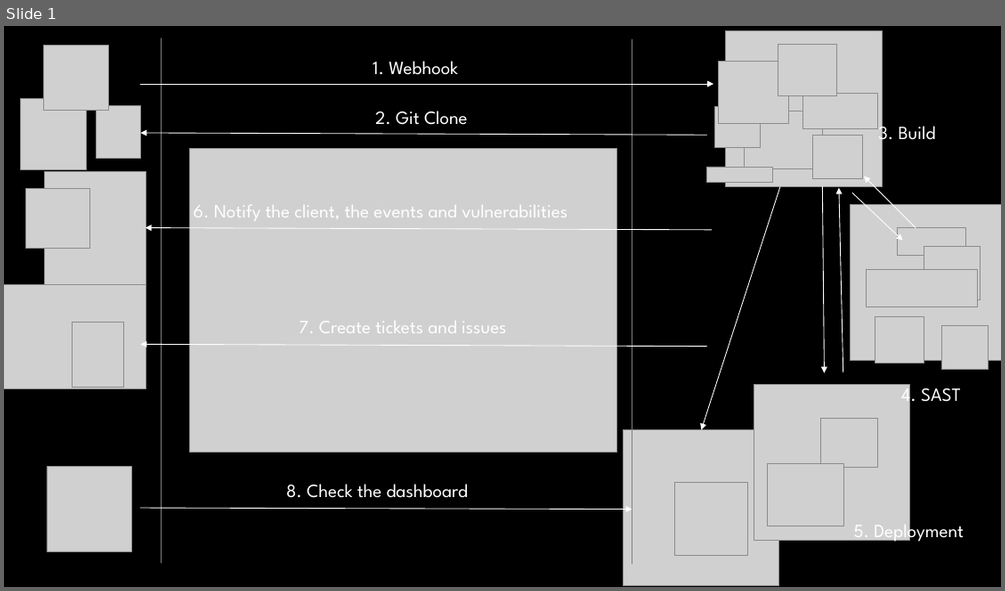
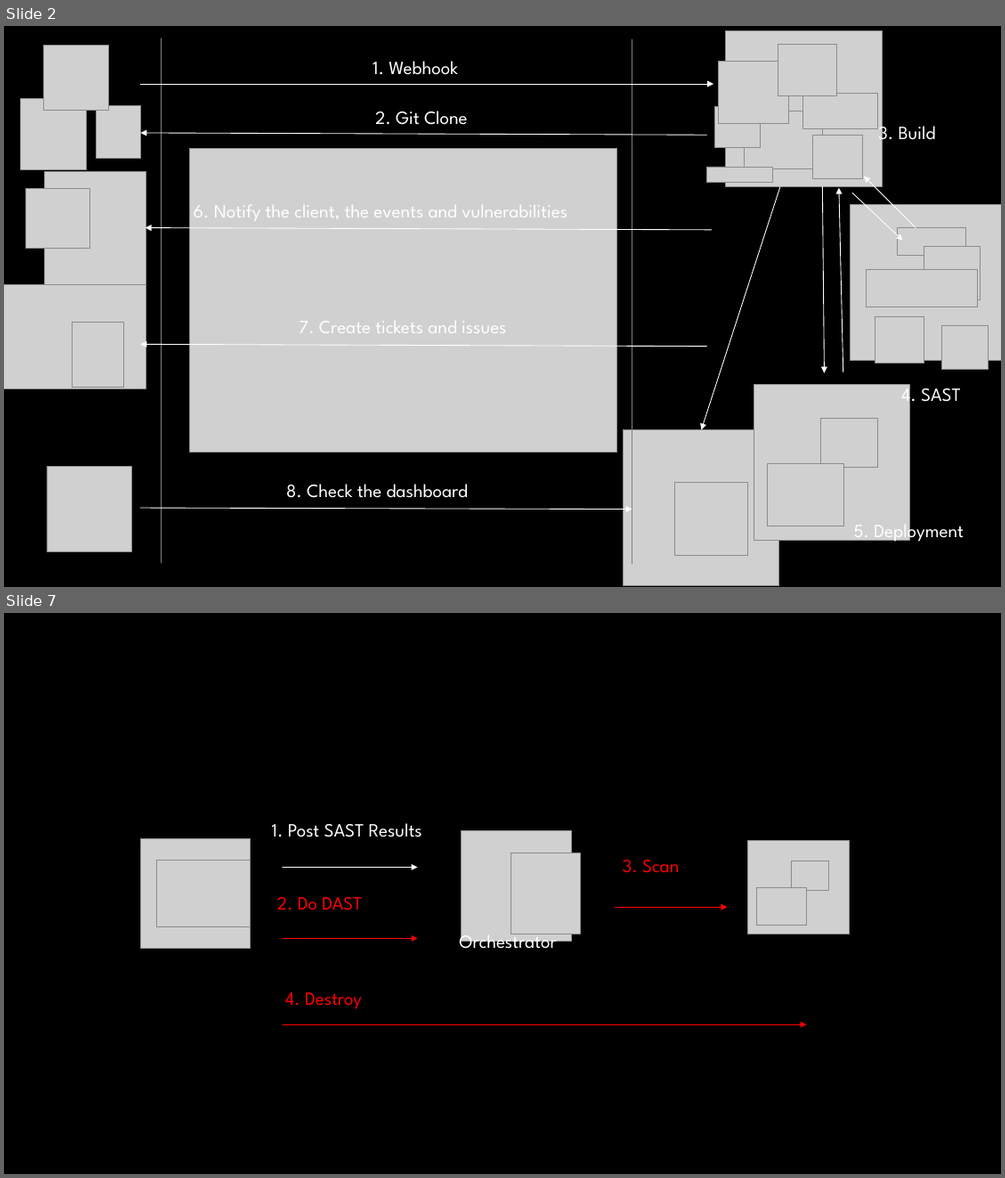
Before and after one commit to badBounty/TheFantasticSecDevOps, a slide deck: architecture.pptx. Shown one above the other, each under a label of ours: slide 1 before the commit, slides 2 and 7 after it; the slides between them are not shown. The pictures are 1005x591 and 1005x1178 pixels, drawn with LibreOffice and Linux fonts; fonts in the diff are those of the drawing; grey boxes stand for pictures; background and template pictures are left out. Boxes give left, top, right and bottom in pixels: in the first picture for what was removed or moved away, otherwise in the second. Text is boxed around its words. In the diff, an @@ line names an element or a change of style, - is before the commit and + after.

```diff
--- a/architecture.pptx
+++ b/architecture.pptx
@@ slide 7 added at <box>4,613,1001,1174</box>, background picture (left out) @@
@@ text added at <box>272,823,422,837</box>, 18 pt, text #FFFFFF @@
+1. Post SAST Results
@@ picture added at <box>141,839,251,949</box> @@
@@ picture added at <box>461,831,572,941</box> @@
@@ picture added at <box>748,840,850,933</box> @@
@@ picture added at <box>156,860,250,927</box> @@
@@ arrow added from (283, 868) to (418, 868), #FFFFFF 0.75 pt @@
@@ picture added at <box>511,853,580,933</box> @@
@@ text added at <box>623,860,679,873</box>, 18 pt, text #FF0000 @@
+3. Scan
@@ picture added at <box>792,860,828,890</box> @@
@@ text added at <box>277,897,362,910</box>, 18 pt, text #FF0000 @@
+2. Do DAST
@@ picture added at <box>757,888,807,925</box> @@
@@ text added at <box>459,929,556,953</box>, 18 pt, text #FFFFFF @@
+Orchestrator
@@ arrow added from (615, 907) to (727, 907), #FF0000 0.75 pt @@
@@ arrow added from (283, 938) to (418, 938), #FF0000 0.75 pt @@
@@ text added at <box>285,992,362,1009</box>, 18 pt, text #FF0000 @@
+4. Destroy
@@ arrow added from (283, 1024) to (807, 1024), #FF0000 0.75 pt @@
@@ what was slide 1 is now slide 2 @@
```
Also in this commit, not shown: 7 other slides added, 6 other files.
